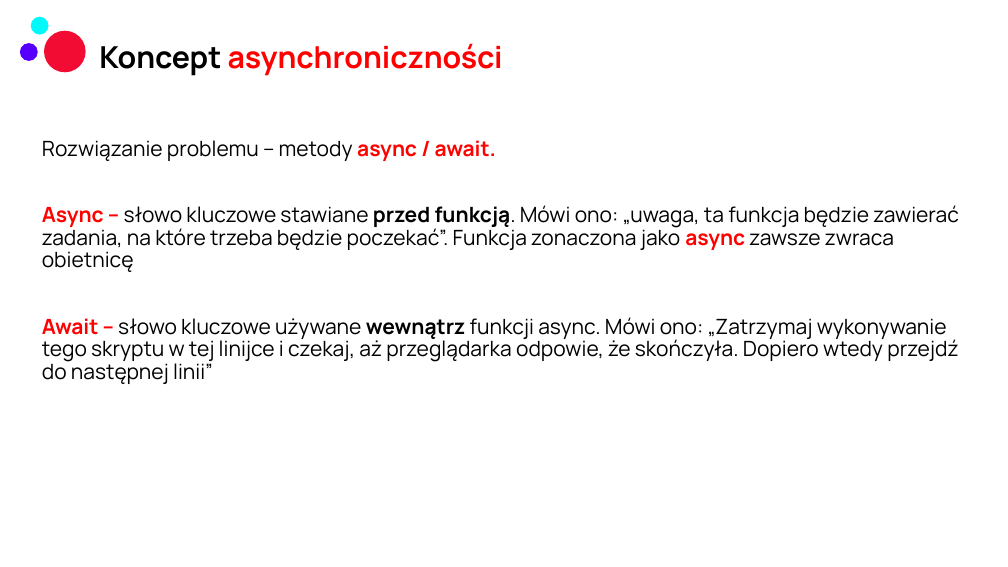
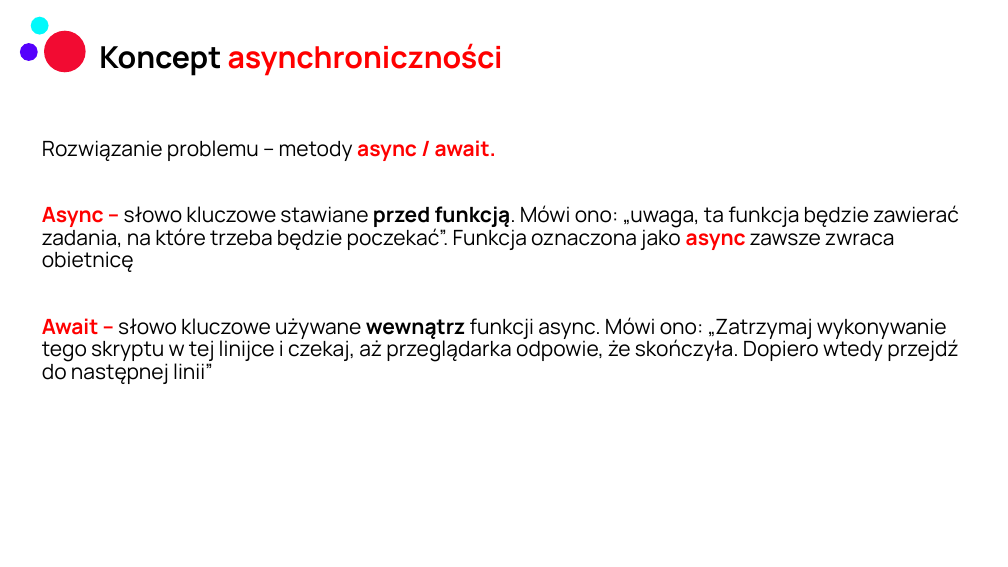
Before and after one commit to czyrski/selenium_bnp, a slide deck: slide 20 of Selenium.pptx (slide 22 before the commit). Drawn at 1008x567 pixels with LibreOffice and Linux fonts; fonts in the diff are those of the drawing; background and template pictures are left out. Boxes give left, top, right and bottom in pixels: in the first picture for what was removed or moved away, otherwise in the second. Text is boxed around its words. In the diff, an @@ line names an element or a change of style, - is before the commit and + after.

Commit message:
TA powerpoint

```diff
--- a/Selenium.pptx
+++ b/Selenium.pptx
@@ text at <box>42,205,959,272</box>: text changed @@
-Async – słowo kluczowe stawiane przed funkcją. Mówi ono: „uwaga, ta funkcja będzie zawierać zadania, na które trzeba będzie poczekać”. Funkcja zonaczona jako async zawsze zwraca obietnicę
+Async – słowo kluczowe stawiane przed funkcją. Mówi ono: „uwaga, ta funkcja będzie zawierać zadania, na które trzeba będzie poczekać”. Funkcja oznaczona jako async zawsze zwraca obietnicę
```
